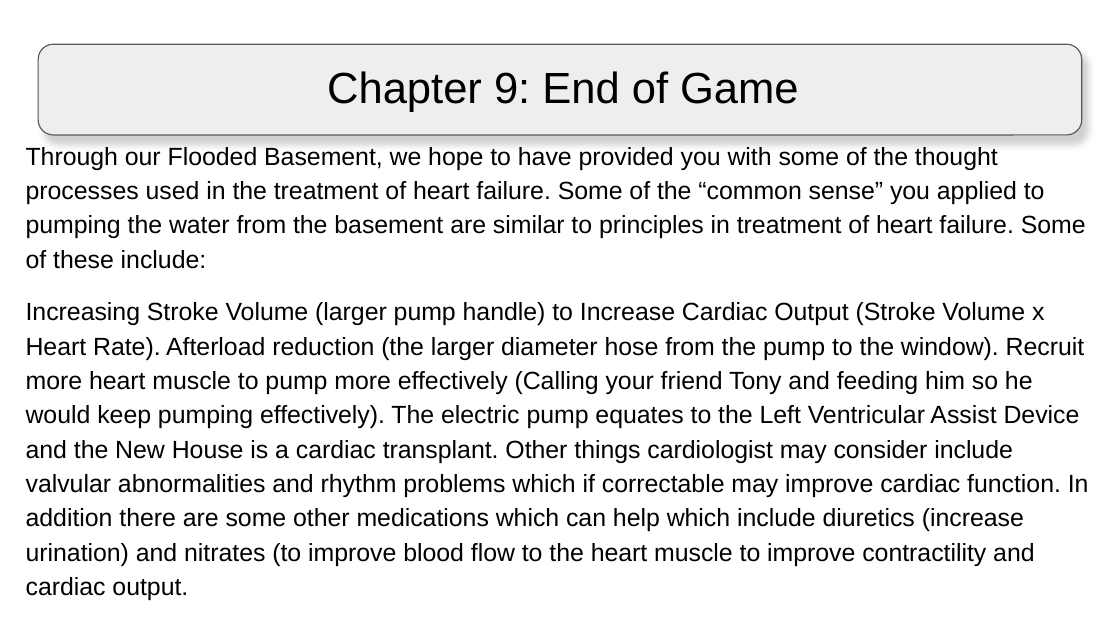
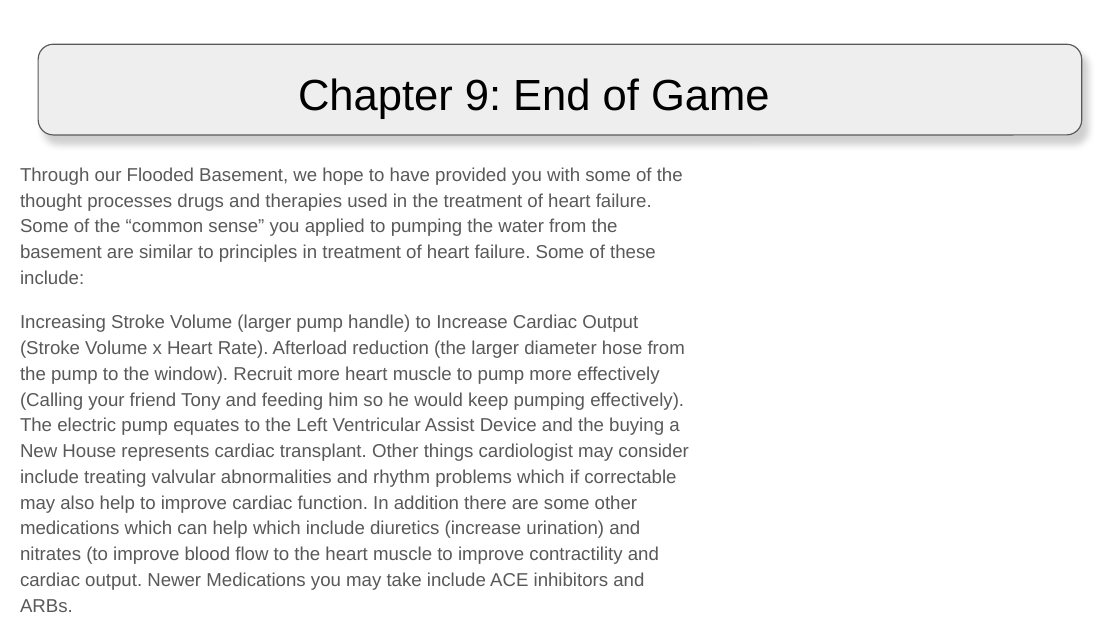
Before and after one commit to lkaicher/HeartBasement, a slide deck: slide 10 of Assets/Game/Gui/Explanation/Sprites/CHF Slides.pptx. Drawn at 1120x630 pixels with LibreOffice and Linux fonts; fonts in the diff are those of the drawing; background and template pictures are left out. Boxes give left, top, right and bottom in pixels: in the first picture for what was removed or moved away, otherwise in the second. Text is boxed around its words. In the diff, an @@ line names an element or a change of style, - is before the commit and + after.

Commit message:
updated slides

```diff
--- a/Assets/Game/Gui/Explanation/Sprites/CHF Slides.pptx
+++ b/Assets/Game/Gui/Explanation/Sprites/CHF Slides.pptx
@@ title "Chapter 9: End of Game": place and size @@
-title "Chapter 9: End of Game" at bbox=[327, 71, 798, 112]
+title "Chapter 9: End of Game" at bbox=[298, 78, 769, 119]
@@ text at bbox=[20, 167, 688, 612]: text changed; size 16 to 12 pt; text colour #000000 to #595959 @@
-Through our Flooded Basement, we hope to have provided you with some of the thought processes used in the treatment of heart failure. Some of the “common sense” you applied to pumping the water from the basement are similar to principles in treatment of heart failure. Some of these include:
-Increasing Stroke Volume (larger pump handle) to Increase Cardiac Output (Stroke Volume x Heart Rate). Afterload reduction (the larger diameter hose from the pump to the window). Recruit more heart muscle to pump more effectively (Calling your friend Tony and feeding him so he would keep pumping effectively). The electric pump equates to the Left Ventricular Assist Device and the New House is a cardiac transplant. Other things cardiologist may consider include valvular abnormalities and rhythm problems which if correctable may improve cardiac function. In addition there are some other medications which can help which include diuretics (increase urination) and nitrates (to improve blood flow to the heart muscle to improve contractility and cardiac output.
+Through our Flooded Basement, we hope to have provided you with some of the thought processes drugs and therapies used in the treatment of heart failure. Some of the “common sense” you applied to pumping the water from the basement are similar to principles in treatment of heart failure. Some of these include:
+Increasing Stroke Volume (larger pump handle) to Increase Cardiac Output (Stroke Volume x Heart Rate). Afterload reduction (the larger diameter hose from the pump to the window). Recruit more heart muscle to pump more effectively (Calling your friend Tony and feeding him so he would keep pumping effectively). The electric pump equates to the Left Ventricular Assist Device and the buying a New House represents cardiac transplant. Other things cardiologist may consider include treating valvular abnormalities and rhythm problems which if correctable may also help to improve cardiac function. In addition there are some other medications which can help which include diuretics (increase urination) and nitrates (to improve blood flow to the heart muscle to improve contractility and cardiac output. Newer Medications you may take include ACE inhibitors and ARBs.
```
Also in this commit, not shown: 7 other slides changed, 22 other files.
